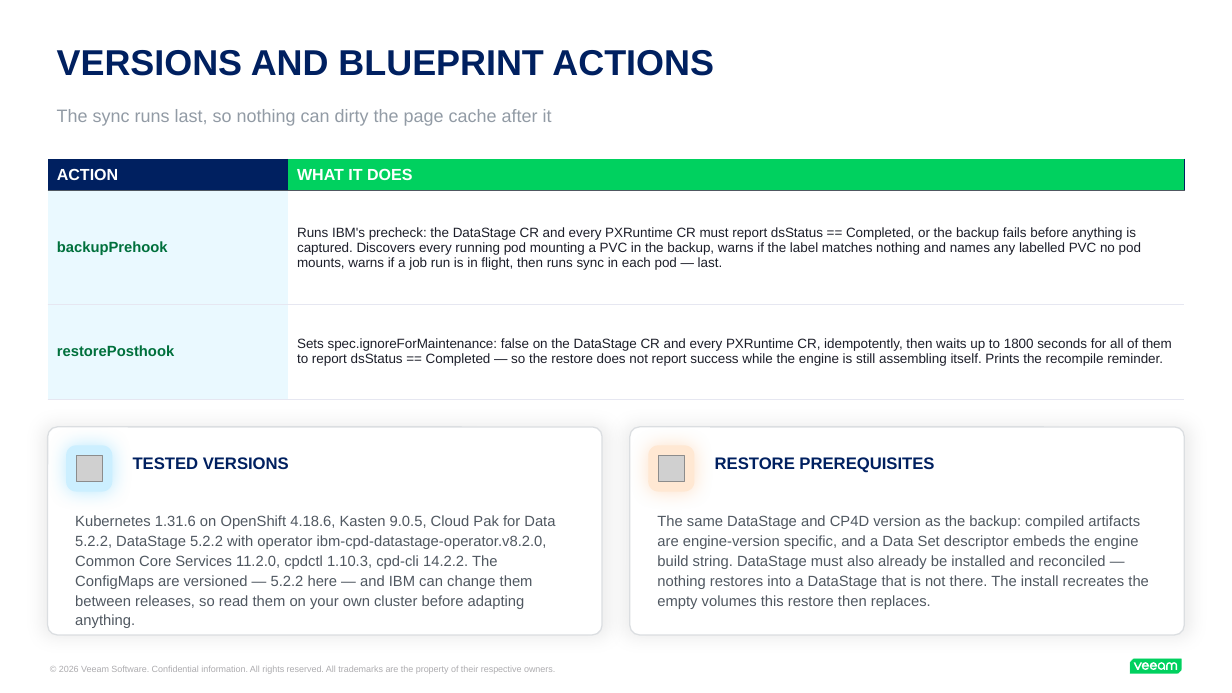
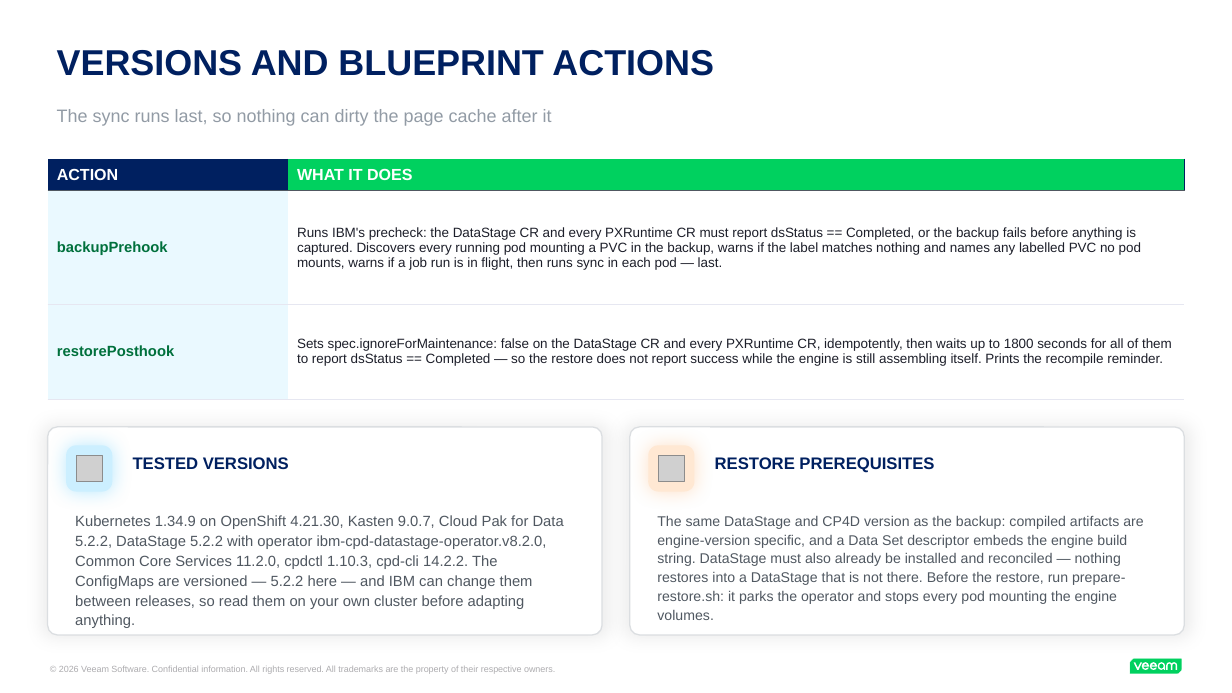
Before and after one commit to kastenhq/blueprint-ai, a slide deck: slide 10 of datastage-example/datastage.pptx (slide 9 before the commit). Drawn at 1232x693 pixels with LibreOffice and Linux fonts; fonts in the diff are those of the drawing; grey boxes stand for pictures. Boxes give left, top, right and bottom in pixels: in the first picture for what was removed or moved away, otherwise in the second. Text is boxed around its words. In the diff, an @@ line names an element or a change of style, - is before the commit and + after.

```diff
--- a/datastage-example/datastage.pptx
+++ b/datastage-example/datastage.pptx
@@ text at [75,515,564,628]: text changed @@
-Kubernetes 1.31.6 on OpenShift 4.18.6, Kasten 9.0.5, Cloud Pak for Data 5.2.2, DataStage 5.2.2 with operator ibm-cpd-datastage-operator.v8.2.0, Common Core Services 11.2.0, cpdctl 1.10.3, cpd-cli 14.2.2. The ConfigMaps are versioned — 5.2.2 here — and IBM can change them between releases, so read them on your own cluster before adapting anything.
+Kubernetes 1.34.9 on OpenShift 4.21.30, Kasten 9.0.7, Cloud Pak for Data 5.2.2, DataStage 5.2.2 with operator ibm-cpd-datastage-operator.v8.2.0, Common Core Services 11.2.0, cpdctl 1.10.3, cpd-cli 14.2.2. The ConfigMaps are versioned — 5.2.2 here — and IBM can change them between releases, so read them on your own cluster before adapting anything.
@@ text at [657,516,1143,620]: text changed; size 11.5 to 11 pt @@
-The same DataStage and CP4D version as the backup: compiled artifacts are engine-version specific, and a Data Set descriptor embeds the engine build string. DataStage must also already be installed and reconciled — nothing restores into a DataStage that is not there. The install recreates the empty volumes this restore then replaces.
+The same DataStage and CP4D version as the backup: compiled artifacts are engine-version specific, and a Data Set descriptor embeds the engine build string. DataStage must also already be installed and reconciled — nothing restores into a DataStage that is not there. Before the restore, run prepare-restore.sh: it parks the operator and stops every pod mounting the engine volumes.
```
Also in this commit, not shown: 2 other slides changed, 1 slide added, 5 other files.
